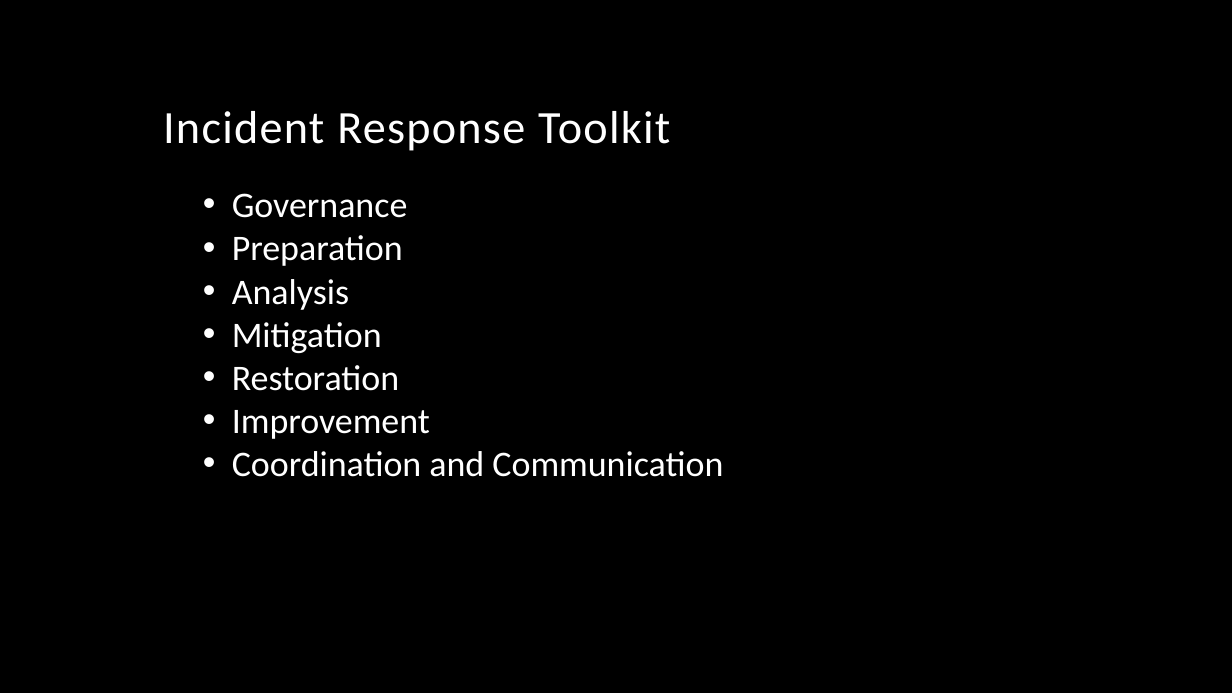
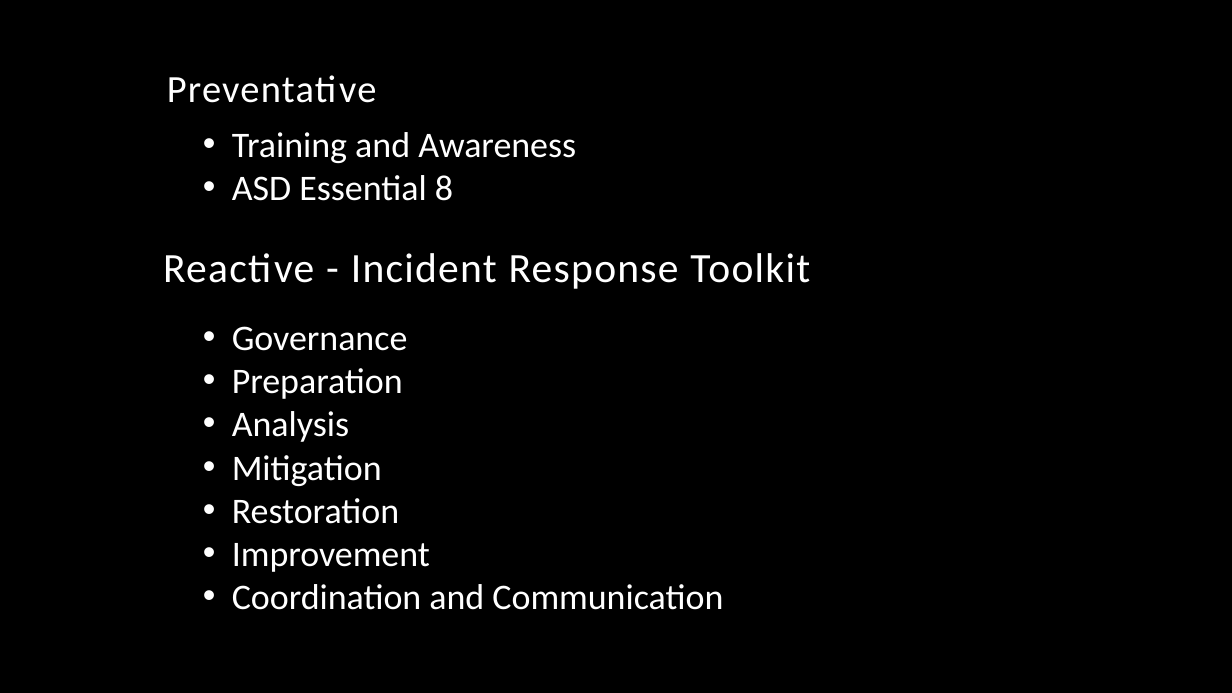
Before and after one commit to keiranwyllie/bootcamp, a slide deck: slide 6 of SSCP - Incident Response.pptx. Drawn at 1232x693 pixels with LibreOffice and Linux fonts; fonts in the diff are those of the drawing; background and template pictures are left out. Boxes give left, top, right and bottom in pixels: in the first picture for what was removed or moved away, otherwise in the second. Text is boxed around its words. In the diff, an @@ line names an element or a change of style, - is before the commit and + after.

```diff
--- a/SSCP - Incident Response.pptx
+++ b/SSCP - Incident Response.pptx
@@ text added at bbox=[167, 75, 377, 103], 30 pt, text #FFFFFF @@
+Preventative
@@ text added at bbox=[232, 132, 576, 201], 28 pt, text #FFFFFF @@
+• Training and Awareness
+• ASD Essential 8
@@ title at bbox=[163, 253, 810, 289]: text changed; size 36 to 32.4 pt @@
-Incident Response Toolkit
+Reactive - Incident Response Toolkit
@@ text "Governance": place and size @@
-text "Governance" at bbox=[232, 193, 723, 477]
+text "Governance" at bbox=[232, 326, 723, 610]
```
Also in this commit, not shown: 1 other slide changed.
